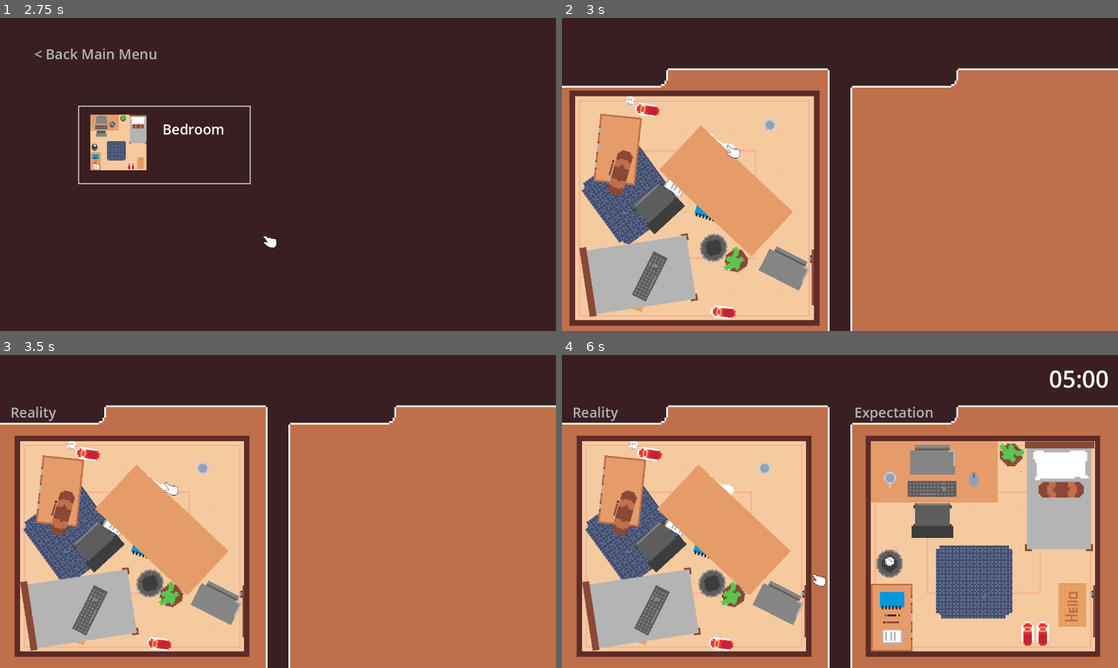
Above: before the commit, frames 1-4 (two rows, left to right).
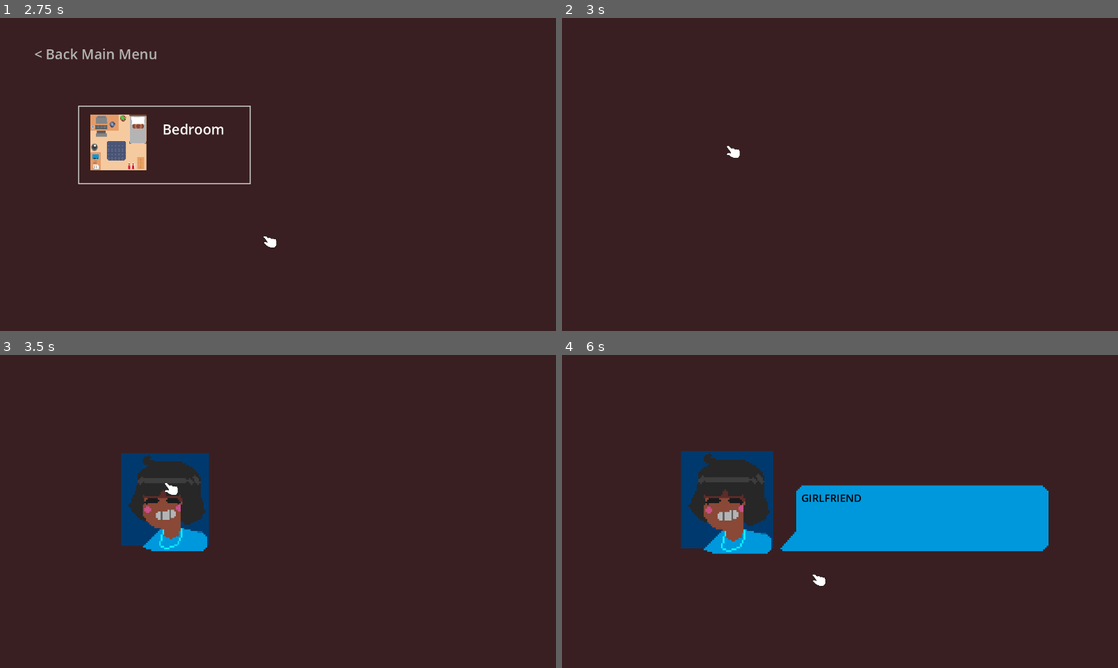
Above: after the commit, the same moments.

Repository: EdoanR/what-a-mess
Game: Godot game, scene res://main_menu.tscn
The game is run twice, just before and just after one commit, with the same random seed, the same clock (stepped at 60 frames per second) and the same inputs. The engine's default icon, where the game draws it, is replaced by a stand-in: a white triangle on a blue panel in a dark square. Sound files missing from this copy of the repository are replaced by a short silence.
Inputs (mouse positions are in pixels of both pictures, inside the frame that each line leads up to):
- Up to frame 1 (2.75 s): click "Options" at 0.5 s; click "Go to Main Menu" at 1.25 s; click "Start Game" at 2 s
- Up to frame 2 (3 s): click "Bedroom" at 2.75 s
- Up to frame 3 (3.5 s): no input
- Up to frame 4 (6 s): move the mouse to (962, 495) at 3.52 s; hold E (rotate_right) 3.53-5.03 s; click (962, 495) at 3.6 s; tap Enter at 4.25 s; move the mouse to (728, 527) at 4.27 s; click (728, 527) at 4.35 s; move the mouse to (895, 442) at 5.02 s; hold Q (rotate_left) 5.03-5.78 s; tap W (lift) at 5.1 s; click (895, 442) at 5.3 s; tap Space at 5.75 s; move the mouse to (812, 574) at 5.77 s; hold E (rotate_right) from 5.78 s (still down); right-click (812, 574) at 5.85 s

Frame 1 is identical in both runs. In frame 2, 79% of the frame differs, in the area x 0-100%, y 16-100%; in frame 3, 79%; in frame 4, 80%, in the area x 0-100%, y 4-100%.

Commit message:
more sounds, level intro

Diff:
--- /dev/null
+++ b/Logic/UI/auto_unpause.gd
@@ -0,0 +1,4 @@
+extends Node2D
+
+func _ready():
+	get_tree().paused = false
--- a/Logic/UI/hold_to_drag.gd
+++ b/Logic/UI/hold_to_drag.gd
@@ -9,3 +9,7 @@
 
 func _toggle_change(toggled_on):
 	Game.hold_to_drag = toggled_on
+	if toggled_on:
+		AudioManager.create_audio(SoundEffect.SOUND_EFFECT_TYPE.TICK_A)
+	else:
+		AudioManager.create_audio(SoundEffect.SOUND_EFFECT_TYPE.TICK_B)
--- /dev/null
+++ b/Logic/UI/pause.gd
@@ -0,0 +1,23 @@
+extends CanvasLayer
+
+
+# Called when the node enters the scene tree for the first time.
+func _ready():
+	pass # Replace with function body.
+
+
+# Called every frame. 'delta' is the elapsed time since the previous frame.
+func _process(_delta):
+	if Input.is_action_just_pressed("pause"):
+		if visible:
+			unpause()
+		else:
+			pause()
+
+func pause():
+	show()
+	get_tree().paused = true
+
+func unpause():
+	hide()
+	get_tree().paused = false
--- /dev/null
+++ b/Logic/UI/sound_player.gd
@@ -0,0 +1,6 @@
+extends Node2D
+
+@export var sounds: Array[SoundEffect.SOUND_EFFECT_TYPE] = []
+
+func play_sound():
+	AudioManager.create_audio(sounds)
--- a/Logic/level.gd
+++ b/Logic/level.gd
@@ -24,6 +24,7 @@
 
 # Called when the node enters the scene tree for the first time.
 func _ready():
+	get_tree().paused = false
 	Input.set_use_accumulated_input(false)
 
 	# reality.process_mode = Node.PROCESS_MODE_DISABLED
--- a/Logic/physic_object.gd
+++ b/Logic/physic_object.gd
@@ -73,7 +73,8 @@
 	cursor_pinpoint.node_b = anchor.get_path()
 	being_hold = true
 
-	AudioManager.create_audio(grab_sfxs)
+	if not grab_sfxs.is_empty():
+		AudioManager.create_audio(grab_sfxs)
 
 	update_hint()
 
@@ -81,7 +82,8 @@
 	cursor_pinpoint.node_b = ""
 	being_hold = false
 
-	AudioManager.create_audio(drop_sfxs)
+	if not drop_sfxs.is_empty():
+		AudioManager.create_audio(drop_sfxs)
 
 	if not liftable:
 		return
@@ -224,4 +226,5 @@
 func _on_body_entered(body):
 	if not being_hold:
 		return
-	AudioManager.create_audio(collision_sfxs)
+	if not collision_sfxs.is_empty():
+		AudioManager.create_audio(collision_sfxs)
--- a/UI/logo.gd
+++ b/UI/logo.gd
@@ -6,10 +6,17 @@
 	for child in get_children():
 		child.visible = false
 
+	var pitch_increase = 0.1
+	var i = -1
 	for child in get_children():
 		if child is PhysicObject:
+			i += 1
 			child.scale *= 1.2
 			child.visible = true
+			var sounds = [
+				SoundEffect.SOUND_EFFECT_TYPE.POP_A,
+			]
+			AudioManager.create_audio(sounds, 1.0 + (pitch_increase * (i + 1)))
 			var tween = get_tree().create_tween()
 			tween.tween_property(child, "scale", Vector2(1.0, 1.0), 0.1)
 			await tween.finished
--- a/entities/physic_object.tscn
+++ b/entities/physic_object.tscn
@@ -51,3 +51,5 @@
 
 [node name="CollisionShape2D" type="CollisionShape2D" parent="ObjectsCheck"]
 shape = SubResource("CircleShape2D_eomnh")
+
+[node name="VisibleOnScreenNotifier2D" type="VisibleOnScreenNotifier2D" parent="."]
--- a/globals/audio_manager/audio_manager.gd
+++ b/globals/audio_manager/audio_manager.gd
@@ -76,7 +76,7 @@
 
 ## Creates a sound effect if the limit has not been reached. Pass [param type] for the SoundEffect to be queued.
 @rpc("any_peer", "call_local")
-func create_audio(type) -> void:
+func create_audio(type, pitch_scale = null) -> void:
 	var sfx: int = -1
 
 	if typeof(type) == TYPE_ARRAY:
@@ -87,9 +87,9 @@
 	if sfx == -1:
 		return
 
-	_create_audio_stream(sfx)
+	_create_audio_stream(sfx, null, pitch_scale)
 
-func _create_audio_stream(type: SoundEffect.SOUND_EFFECT_TYPE, location = null):
+func _create_audio_stream(type: SoundEffect.SOUND_EFFECT_TYPE, location = null, pitch_scale = null):
 	if location != null and !(location is Vector2):
 		push_error("Audio Manager failed to create audio stream. Location must be a Vector2.")
 		return
@@ -103,7 +103,10 @@
 			new_audio.bus = sfx_bus
 			new_audio.stream = sound_effect.sound_effect
 			new_audio.volume_db = sound_effect.volume
-			new_audio.pitch_scale = sound_effect.pitch_scale
+			if pitch_scale:
+				new_audio.pitch_scale = pitch_scale
+			else:
+				new_audio.pitch_scale = sound_effect.pitch_scale
 			new_audio.pitch_scale += randf_range(-sound_effect.pitch_randomness, sound_effect.pitch_randomness)
 			new_audio.finished.connect(sound_effect.on_audio_finished)
 			new_audio.finished.connect(new_audio.queue_free)
--- a/globals/pointer/pointer.tscn
+++ b/globals/pointer/pointer.tscn
@@ -6,6 +6,7 @@
 [ext_resource type="Texture2D" uid="uid://di3hd1emspag8" path="res://assets/cursors/cursors_grabbing.png" id="4_qbm5b"]
 
 [node name="Pointer" type="CanvasLayer"]
+process_mode = 3
 layer = 2
 script = ExtResource("1_r3mtq")
 cursor_normal = ExtResource("2_fa1fp")
--- a/level_selection.tscn
+++ b/level_selection.tscn
@@ -6,6 +6,7 @@
 [ext_resource type="Texture2D" uid="uid://bvb0m0dejtqks" path="res://assets/Room thumbnails/bedroom.png" id="3_b6v5k"]
 [ext_resource type="Texture2D" uid="uid://81qxt7fr73gg" path="res://assets/UI/check.png" id="4_xfjqa"]
 [ext_resource type="Texture2D" uid="uid://c1cgwheilsg07" path="res://assets/UI/star.png" id="5_txqpt"]
+[ext_resource type="Script" uid="uid://cj2g7pybafwfl" path="res://Logic/UI/auto_unpause.gd" id="7_txqpt"]
 
 [sub_resource type="StyleBoxTexture" id="StyleBoxTexture_fg0ae"]
 texture = ExtResource("2_au0oc")
@@ -64,7 +65,7 @@
 theme_override_styles/hover = SubResource("StyleBoxTexture_fg0ae")
 theme_override_styles/normal = SubResource("StyleBoxTexture_rv05k")
 script = ExtResource("2_txqpt")
-scene_path = "res://levels/bedroom/bedroom.tscn"
+scene_path = "res://levels/bedroom/bedroom_intro.tscn"
 
 [node name="TextureRect" type="TextureRect" parent="UI/Control/Button"]
 layout_mode = 0
@@ -130,3 +131,6 @@
 offset_right = 51.0
 offset_bottom = 47.0
 texture = ExtResource("5_txqpt")
+
+[node name="AutoUnpause" type="Node2D" parent="."]
+script = ExtResource("7_txqpt")
--- a/levels/bedroom/bedroom.tscn
+++ b/levels/bedroom/bedroom.tscn
@@ -6,8 +6,13 @@
 [ext_resource type="PackedScene" uid="uid://da7bfy8letdv8" path="res://levels/bedroom/bedroom_messy.tscn" id="4_5vw27"]
 [ext_resource type="PackedScene" uid="uid://bbf6c4y8jah8a" path="res://entities/cursor.tscn" id="5_lquwl"]
 [ext_resource type="PackedScene" uid="uid://b1hxved1wik6v" path="res://levels/bedroom/bedroom_expectation.tscn" id="5_rkq2c"]
-[ext_resource type="AudioStream" uid="uid://d2wq6d32tc7l1" path="res://assets/sfx/harp.mp3" id="7_0etjl"]
 [ext_resource type="AudioStream" uid="uid://cmseoirmstkes" path="res://assets/sfx/impact_0.wav" id="7_3xglk"]
+[ext_resource type="AudioStream" uid="uid://crma1qsv7p8fd" path="res://assets/sfx/harp.wav" id="7_xhnyy"]
+[ext_resource type="Theme" uid="uid://busi278cvbhww" path="res://themes/main_theme.tres" id="9_lhvc8"]
+[ext_resource type="Script" uid="uid://dc2jecvu687p3" path="res://Logic/UI/pause.gd" id="9_xhnyy"]
+[ext_resource type="Script" uid="uid://c5c0gta1grost" path="res://Logic/UI/volume_slider.gd" id="10_cqvla"]
+[ext_resource type="Script" uid="uid://ccoi42fsqwvir" path="res://Logic/UI/hold_to_drag.gd" id="11_xhnyy"]
+[ext_resource type="Script" uid="uid://dpt2gl6f2vby7" path="res://Logic/UI/change_scene_button.gd" id="12_3iurg"]
 
 [sub_resource type="StyleBoxFlat" id="StyleBoxFlat_5vw27"]
 bg_color = Color(0.109804, 0.0705882, 0.109804, 1)
@@ -289,7 +294,7 @@
 
 [sub_resource type="Animation" id="Animation_272bh"]
 resource_name = "start"
-length = 5.5
+length = 6.2
 tracks/0/type = "value"
 tracks/0/imported = false
 tracks/0/enabled = true
@@ -345,7 +350,7 @@
 tracks/4/interp = 1
 tracks/4/loop_wrap = true
 tracks/4/keys = {
-"times": PackedFloat32Array(1.6333, 2.66667),
+"times": PackedFloat32Array(2.4, 3.43337),
 "transitions": PackedFloat32Array(-2, 1),
 "update": 0,
 "values": [Color(1, 1, 1, 0), Color(1, 1, 1, 1)]
@@ -357,7 +362,7 @@
 tracks/5/interp = 1
 tracks/5/loop_wrap = true
 tracks/5/keys = {
-"times": PackedFloat32Array(1.6333, 2.66667),
+"times": PackedFloat32Array(2.4, 3.43337),
 "transitions": PackedFloat32Array(-2, 1),
 "update": 0,
 "values": [Color(1, 1, 1, 0), Color(1, 1, 1, 1)]
@@ -369,7 +374,7 @@
 tracks/6/interp = 1
 tracks/6/loop_wrap = true
 tracks/6/keys = {
-"times": PackedFloat32Array(0, 3, 3.5, 4, 4.5, 5),
+"times": PackedFloat32Array(0, 3.7667, 4.2667, 4.7667, 5.2667, 5.7667),
 "transitions": PackedFloat32Array(1, 1, 1, 1, 1, 1),
 "update": 1,
 "values": [false, true, false, true, false, true]
@@ -381,7 +386,7 @@
 tracks/7/interp = 1
 tracks/7/loop_wrap = true
 tracks/7/keys = {
-"times": PackedFloat32Array(5.43333),
+"times": PackedFloat32Array(6.20003),
 "transitions": PackedFloat32Array(1),
 "values": [{
 "args": [],
@@ -395,7 +400,7 @@
 tracks/8/interp = 1
 tracks/8/loop_wrap = true
 tracks/8/keys = {
-"times": PackedFloat32Array(0, 5.5),
+"times": PackedFloat32Array(0, 6.2),
 "transitions": PackedFloat32Array(1, 1),
 "update": 1,
 "values": [false, true]
@@ -425,9 +430,9 @@
 "clips": [{
 "end_offset": 0.0,
 "start_offset": 1.51,
-"stream": ExtResource("7_0etjl")
+"stream": ExtResource("7_xhnyy")
 }],
-"times": PackedFloat32Array(1.43333)
+"times": PackedFloat32Array(2.46667)
 }
 tracks/10/use_blend = true
 
@@ -622,5 +627,120 @@
 [node name="HarpSound" type="AudioStreamPlayer2D" parent="."]
 bus = &"sfx"
 
+[node name="Pause" type="CanvasLayer" parent="."]
+process_mode = 3
+visible = false
+script = ExtResource("9_xhnyy")
+
+[node name="BG" type="ColorRect" parent="Pause"]
+anchors_preset = 15
+anchor_right = 1.0
+anchor_bottom = 1.0
+grow_horizontal = 2
+grow_vertical = 2
+color = Color(0.364706, 0.172549, 0.156863, 1)
+
+[node name="SFXlabel" type="Label" parent="Pause"]
+offset_left = 185.0
+offset_top = 236.0
+offset_right = 518.0
+offset_bottom = 281.0
+theme_override_font_sizes/font_size = 32
+text = "Sound effects volume"
+
+[node name="SFXVolumeSlider" type="HSlider" parent="Pause"]
+custom_minimum_size = Vector2(500, 50)
+offset_left = 190.0
+offset_top = 287.0
+offset_right = 690.0
+offset_bottom = 337.0
+theme = ExtResource("9_lhvc8")
+max_value = 1.0
+step = 0.1
+script = ExtResource("10_cqvla")
+bus_name = "sfx"
+
+[node name="MusicLabel" type="Label" parent="Pause"]
+offset_left = 503.0
+offset_top = 385.0
+offset_right = 836.0
+offset_bottom = 430.0
+theme_override_font_sizes/font_size = 32
+text = "Music volume"
+
+[node name="MusicVolumeSlider" type="HSlider" parent="Pause"]
+custom_minimum_size = Vector2(500, 50)
+offset_left = 508.0
+offset_top = 436.0
+offset_right = 1008.0
+offset_bottom = 486.0
+theme = ExtResource("9_lhvc8")
+max_value = 1.0
+step = 0.1
+script = ExtResource("10_cqvla")
+bus_name = "music"
+
+[node name="MasterLabel" type="Label" parent="Pause"]
+offset_left = 585.0
+offset_top = 91.0
+offset_right = 918.0
+offset_bottom = 136.0
+theme_override_font_sizes/font_size = 32
+text = "Master volume"
+
+[node name="MasterVolumeSlider" type="HSlider" parent="Pause"]
+custom_minimum_size = Vector2(500, 50)
+offset_left = 590.0
+offset_top = 142.0
+offset_right = 1090.0
+offset_bottom = 192.0
+theme = ExtResource("9_lhvc8")
+max_value = 1.0
+step = 0.1
+script = ExtResource("10_cqvla")
+bus_name = "Master"
+
+[node name="Resume" type="Button" parent="Pause"]
+offset_left = 154.0
+offset_top = 621.0
+offset_right = 420.0
+offset_bottom = 666.0
+theme = ExtResource("9_lhvc8")
+theme_override_font_sizes/font_size = 32
+text = "Resume"
+
+[node name="Retry" type="Button" parent="Pause"]
+offset_left = 486.0
+offset_top = 616.0
+offset_right = 752.0
+offset_bottom = 661.0
+theme = ExtResource("9_lhvc8")
+theme_override_font_sizes/font_size = 32
+text = "Retry Level"
+
+[node name="LevelSelection" type="Button" parent="Pause"]
+offset_left = 852.0
+offset_top = 609.0
+offset_right = 1193.0
+offset_bottom = 654.0
+theme = ExtResource("9_lhvc8")
+theme_override_font_sizes/font_size = 32
+text = "Back to level selection"
+script = ExtResource("12_3iurg")
+scene_path = "res://level_selection.tscn"
+
+[node name="HoldToDrag" type="CheckBox" parent="Pause"]
+custom_minimum_size = Vector2(300, 0)
+offset_left = 169.0
+offset_top = 514.0
+offset_right = 387.0
+offset_bottom = 567.0
+theme = ExtResource("9_lhvc8")
+theme_override_font_sizes/font_size = 32
+text = "Hold to drag"
+script = ExtResource("11_xhnyy")
+
 [connection signal="pressed" from="UI/ScoreControl/HBoxContainer/Button" to="." method="retry"]
 [connection signal="timeout" from="UI/Timer/Timer" to="UI/Timer" method="_on_timer_timeout"]
+[connection signal="pressed" from="Pause/Resume" to="Pause" method="unpause"]
+[connection signal="pressed" from="Pause/Retry" to="." method="retry"]
--- /dev/null
+++ b/levels/bedroom/bedroom_intro.tscn
@@ -0,0 +1,206 @@
+[gd_scene load_steps=11 format=3 uid="uid://b86c6iaauupj7"]
+
+[ext_resource type="PackedScene" uid="uid://dril3jhprl65l" path="res://entities/physic_object.tscn" id="1_ramol"]
+[ext_resource type="PackedScene" uid="uid://bbf6c4y8jah8a" path="res://entities/cursor.tscn" id="2_kygvm"]
+[ext_resource type="Texture2D" uid="uid://dnkfo7jjjrii3" path="res://assets/UI/girlfriend.png" id="2_lh41o"]
+[ext_resource type="Texture2D" uid="uid://j3xisa6mo2ap" path="res://assets/UI/message_balloon.png" id="4_28u7o"]
+[ext_resource type="Script" uid="uid://dpt2gl6f2vby7" path="res://Logic/UI/change_scene_button.gd" id="5_28u7o"]
+
+[sub_resource type="RectangleShape2D" id="RectangleShape2D_sw8d0"]
+size = Vector2(216, 245)
+
+[sub_resource type="RectangleShape2D" id="RectangleShape2D_lh41o"]
+size = Vector2(633, 170)
+
+[sub_resource type="Animation" id="Animation_kygvm"]
+resource_name = "start"
+length = 10.0
+tracks/0/type = "value"
+tracks/0/imported = false
+tracks/0/enabled = true
+tracks/0/path = NodePath("Avatar/Sprite2D:scale")
+tracks/0/interp = 1
+tracks/0/loop_wrap = true
+tracks/0/keys = {
+"times": PackedFloat32Array(0.433333, 0.733333),
+"transitions": PackedFloat32Array(0.5, 1),
+"update": 0,
+"values": [Vector2(0, 0), Vector2(4, 4)]
+}
+tracks/1/type = "value"
+tracks/1/imported = false
+tracks/1/enabled = true
+tracks/1/path = NodePath("SpeechBubble/Visual:scale")
+tracks/1/interp = 1
+tracks/1/loop_wrap = true
+tracks/1/keys = {
+"times": PackedFloat32Array(1.46667, 1.76667),
+"transitions": PackedFloat32Array(0.5, 1),
+"update": 0,
+"values": [Vector2(0, 0), Vector2(1, 1)]
+}
+tracks/2/type = "value"
+tracks/2/imported = false
+tracks/2/enabled = true
+tracks/2/path = NodePath("SpeechBubble/Visual/RichTextLabel:visible_ratio")
+tracks/2/interp = 1
+tracks/2/loop_wrap = true
+tracks/2/keys = {
+"times": PackedFloat32Array(3.26667, 4.03333, 4.9, 5.72),
+"transitions": PackedFloat32Array(1, 1, 1, 1),
+"update": 0,
+"values": [0.0, 0.49, 0.49, 1.0]
+}
+tracks/3/type = "method"
+tracks/3/imported = false
+tracks/3/enabled = true
+tracks/3/path = NodePath("ChangeScene")
+tracks/3/interp = 1
+tracks/3/loop_wrap = true
+tracks/3/keys = {
+"times": PackedFloat32Array(8.9),
+"transitions": PackedFloat32Array(1),
+"values": [{
+"args": [],
+"method": &"_on_pressed"
+}]
+}
+
+[sub_resource type="Animation" id="Animation_lh41o"]
+length = 0.001
+tracks/0/type = "value"
+tracks/0/imported = false
+tracks/0/enabled = true
+tracks/0/path = NodePath("Avatar/Sprite2D:scale")
+tracks/0/interp = 1
+tracks/0/loop_wrap = true
+tracks/0/keys = {
+"times": PackedFloat32Array(0),
+"transitions": PackedFloat32Array(1),
+"update": 0,
+"values": [Vector2(4, 4)]
+}
+tracks/1/type = "value"
+tracks/1/imported = false
+tracks/1/enabled = true
+tracks/1/path = NodePath("SpeechBubble/Visual:scale")
+tracks/1/interp = 1
+tracks/1/loop_wrap = true
+tracks/1/keys = {
+"times": PackedFloat32Array(0),
+"transitions": PackedFloat32Array(1),
+"update": 0,
+"values": [Vector2(1, 1)]
+}
+tracks/2/type = "value"
+tracks/2/imported = false
+tracks/2/enabled = true
+tracks/2/path = NodePath("SpeechBubble/Visual/RichTextLabel:visible_ratio")
+tracks/2/interp = 1
+tracks/2/loop_wrap = true
+tracks/2/keys = {
+"times": PackedFloat32Array(0),
+"transitions": PackedFloat32Array(1),
+"update": 0,
+"values": [0.0]
+}
+
+[sub_resource type="AnimationLibrary" id="AnimationLibrary_hjlpn"]
+_data = {
+&"RESET": SubResource("Animation_lh41o"),
+&"start": SubResource("Animation_kygvm")
+}
+
+[node name="BedroomIntro" type="Node2D"]
+
+[node name="CanvasLayer" type="CanvasLayer" parent="."]
+layer = -1
+
+[node name="BG" type="ColorRect" parent="CanvasLayer"]
+anchors_preset = 15
+anchor_right = 1.0
+anchor_bottom = 1.0
+grow_horizontal = 2
+grow_vertical = 2
+color = Color(0.223529, 0.121569, 0.129412, 1)
+metadata/_edit_lock_ = true
+
+[node name="Avatar" parent="." instance=ExtResource("1_ramol")]
+position = Vector2(380, 331)
+grab_sfxs = Array[int]([])
+drop_sfxs = Array[int]([])
+collision_sfxs = Array[int]([])
+
+[node name="CollisionShape2D" parent="Avatar" index="0"]
+position = Vector2(1, 5.5)
+shape = SubResource("RectangleShape2D_sw8d0")
+
+[node name="Sprite2D" parent="Avatar" index="1"]
+scale = Vector2(4, 4)
+texture = ExtResource("2_lh41o")
+
+[node name="SpeechBubble" parent="." instance=ExtResource("1_ramol")]
+position = Vector2(635, 336)
+grab_sfxs = Array[int]([])
+drop_sfxs = Array[int]([])
+collision_sfxs = Array[int]([])
+
+[node name="CollisionShape2D" parent="SpeechBubble" index="0"]
+position = Vector2(180.5, 40)
+shape = SubResource("RectangleShape2D_lh41o")
+
+[node name="Sprite2D" parent="SpeechBubble" index="1"]
+scale = Vector2(4, 4)
+texture = null
+
+[node name="Visual" type="Node2D" parent="SpeechBubble"]
+
+[node name="NinePatchRect" type="NinePatchRect" parent="SpeechBubble/Visual"]
+offset_left = -132.0
+offset_top = -36.0
+offset_right = 485.0
+offset_bottom = 115.0
+texture = ExtResource("4_28u7o")
+patch_margin_left = 60
+patch_margin_top = 10
+patch_margin_right = 10
+patch_margin_bottom = 10
+
+[node name="RichTextLabel" type="RichTextLabel" parent="SpeechBubble/Visual"]
+offset_left = -85.0
+offset_top = 13.0
+offset_right = 482.0
+offset_bottom = 110.0
+theme_override_colors/default_color = Color(0, 0, 0, 1)
+theme_override_font_sizes/normal_font_size = 32
+text = "Hey! I should be there in 5 minutes. So excited to finally see your place!"
+visible_characters = 0
+visible_ratio = 0.0
+
+[node name="Label" type="Label" parent="SpeechBubble/Visual"]
+offset_left = -84.0
+offset_top = -24.0
+offset_right = 54.0
+offset_bottom = 10.0
+theme_override_colors/font_color = Color(0, 0, 0, 1)
+theme_override_font_sizes/font_size = 24
+text = "GIRLFRIEND"
+
+[node name="AnimationPlayer" type="AnimationPlayer" parent="."]
+libraries = {
+&"": SubResource("AnimationLibrary_hjlpn")
+}
+autoplay = "start"
+
+[node name="Cursor" parent="." instance=ExtResource("2_kygvm")]
+
+[node name="ChangeScene" type="Button" parent="."]
+offset_left = -365.0
+offset_top = 288.0
+offset_right = -357.0
+offset_bottom = 296.0
+script = ExtResource("5_28u7o")
+scene_path = "res://levels/bedroom/bedroom.tscn"
+
+[editable path="Avatar"]
+[editable path="SpeechBubble"]
--- a/main_menu.tscn
+++ b/main_menu.tscn
@@ -6,6 +6,7 @@
 [ext_resource type="Script" uid="uid://dpt2gl6f2vby7" path="res://Logic/UI/change_scene_button.gd" id="2_qe12f"]
 [ext_resource type="Script" uid="uid://c5c0gta1grost" path="res://Logic/UI/volume_slider.gd" id="4_jix8l"]
 [ext_resource type="Script" uid="uid://ccoi42fsqwvir" path="res://Logic/UI/hold_to_drag.gd" id="5_glbon"]
+[ext_resource type="Script" uid="uid://bdq3y05snylij" path="res://Logic/UI/sound_player.gd" id="7_qe12f"]
 
 [node name="MainMenu" type="Node2D"]
 
@@ -154,5 +155,11 @@
 text = "Hold to drag"
 script = ExtResource("5_glbon")
 
+[node name="SoundPlayer" type="Node2D" parent="."]
+script = ExtResource("7_qe12f")
+sounds = Array[int]([2, 3, 4])
+
+[connection signal="pressed" from="CanvasLayer/StartGame" to="SoundPlayer" method="play_sound"]
 [connection signal="pressed" from="CanvasLayer/Options" to="Options" method="show"]
+[connection signal="pressed" from="CanvasLayer/Options" to="SoundPlayer" method="play_sound"]
 [connection signal="pressed" from="Options/Button" to="Options" method="hide"]
--- a/project.godot
+++ b/project.godot
@@ -68,6 +68,11 @@
 "events": [Object(InputEventMouseButton,"resource_local_to_scene":false,"resource_name":"","device":-1,"window_id":0,"a …(258 unchanged characters)…
 ]
 }
+pause={
+"deadzone": 0.2,
+"events": [Object(InputEventKey,"resource_local_to_scene":false,"resource_name":"","device":-1,"window_id":0,"alt_pressed":false,"shift_pressed":false,"ctrl_pressed":false,"meta_pressed":false,"pressed":false,"keycode":0,"physical_keycode":4194305,"key_label":0,"unicode":0,"location":0,"echo":false,"script":null)
+]
+}
 
 [layer_names]
 
Not shown, added: Logic/UI/auto_unpause.gd.uid
Not shown, added: Logic/UI/pause.gd.uid
Not shown, added: Logic/UI/sound_player.gd.uid
Binary file added: assets/UI/girlfriend.png
Not shown, added: assets/UI/girlfriend.png.import
Binary file added: assets/UI/message_balloon.png
Not shown, added: assets/UI/message_balloon.png.import
Not shown, removed: assets/sfx/harp.mp3.import
Not shown, added: assets/sfx/harp.wav.import
Not shown: 1 places in level_selection.tscn that only renumber resources
Not shown: 1 places in levels/bedroom/bedroom.tscn that only renumber resources
Not shown: 1 places in main_menu.tscn that only renumber resources
(and 4 more such lines)
